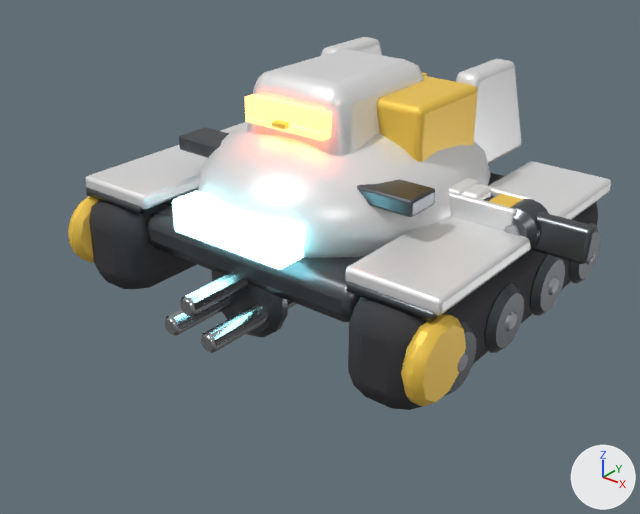
What one commit did to the glTF model public/assets/models/robots/treads/burst.glb.
One viewpoint serves both versions: a 50 mm lens placed at (0.777, -1.039, 0.49), pointed at (0.051, -0.132, -0.073). Arrows for +X, +Y and +Z are at lower right; the lights stay in place. The first picture is the older version. Vertices at exactly the same position are counted once.

The first picture shows 'Barrel', 'Hull', 'LegLower', 'LegUpper', 'Turret'.
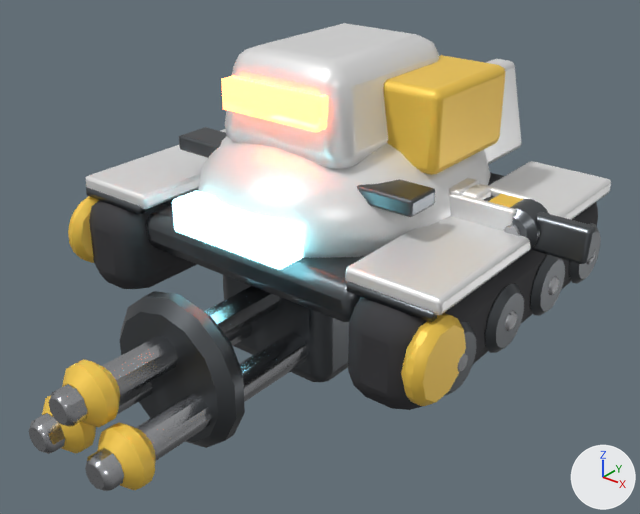
Pixel boxes [x1, y1, x2, y2] of what changed, in the pictures (640 x 514 px; the box of a moved part takes in the faces that stretch with it):
'Barrel', reshaped: before [165, 270, 297, 353]; after [29, 275, 349, 491]
'Turret', rescaled: before [245, 49, 478, 162]; after [221, 23, 505, 175]
part 1 of me_barrel, moved or reshaped (not visible before): after [223, 275, 349, 382]
part 2 of me_barrel, moved or reshaped: before [212, 270, 288, 338]; after [120, 291, 245, 448]
part 3 of me_barrel, moved or reshaped: before [180, 270, 248, 317]; after [49, 286, 279, 427]
part 4 of me_barrel, added (yellow): after [42, 395, 96, 454]
part 5 of me_barrel, added (yellow): after [98, 422, 156, 490]
part 6 of me_barrel, added (yellow): after [62, 359, 120, 427]
part 7 of me_barrel, added: after [29, 324, 252, 454]
part 8 of me_barrel, added: after [85, 332, 310, 491]
part 9 of me_barrel, deleted: before [201, 300, 297, 353]
part 10 of me_barrel, deleted: before [165, 297, 232, 336]

The edits, one by one:
me_barrel is used by ob_barrel; location (0.0, 0.0, 0.0).
me_barrel had 276 vertices, 532 faces and spanned x -0.068..0.068, y -0.35..0.12, z -0.175..-0.035.
me_barrel now has 430 vertices, 828 faces and spans x -0.109..0.109, y -0.56..0.192, z -0.28..-0.056.
me_barrel part 1: the loose piece of 56 vertices spanning x -0.065..0.065, y -0.12..0.12, z -0.16..-0.06 is scaled about the mesh origin by 1.6.
me_barrel part 2: the loose piece of 56 vertices spanning x -0.068..0.068, y -0.245..-0.215, z -0.175..-0.035 is scaled about the mesh origin by 1.6.
me_barrel part 3: the loose piece of 58 vertices spanning x -0.015..0.015, y -0.35..-0.05, z -0.094..-0.066 is scaled about the mesh origin by 1.6.
me_barrel part 4: a new loose piece of 56 vertices spanning x -0.097..-0.015, y -0.536..-0.488, z -0.237..-0.154, in mat_hazard (yellow #f9ce50).
me_barrel part 5: a new loose piece of 56 vertices spanning x 0.015..0.097, y -0.536..-0.488, z -0.237..-0.154, in mat_hazard (yellow #f9ce50).
me_barrel part 6: a new loose piece of 56 vertices spanning x -0.041..0.041, y -0.536..-0.488, z -0.17..-0.086, in mat_hazard (yellow #f9ce50).
me_barrel part 7: a new loose piece of 46 vertices spanning x -0.08..-0.032, y -0.56..-0.08, z -0.218..-0.172, in mat_steel (grey #b5b6ba).
me_barrel part 8: a new loose piece of 46 vertices spanning x 0.032..0.08, y -0.56..-0.08, z -0.218..-0.172, in mat_steel (grey #b5b6ba).
me_barrel part 9: the loose piece of 53 vertices spanning x 0.02..0.05, y -0.35..-0.05, z -0.136..-0.108 is deleted.
me_barrel part 10: the loose piece of 53 vertices spanning x -0.05..-0.02, y -0.35..-0.05, z -0.136..-0.108 is deleted.
me_barrel gains material mat_hazard (yellow #f9ce50).
me_turret is used by ob_turret; location (0.0, 0.0, 0.0).
me_turret had 216 vertices, 416 faces and spanned x -0.11..0.16, y -0.15..0.11, z 0.035..0.18.
me_turret now has 216 vertices, 416 faces and spans x -0.132..0.192, y -0.18..0.132, z 0.042..0.216.
me_turret part 11: the whole mesh is scaled about the mesh origin by 1.2.
